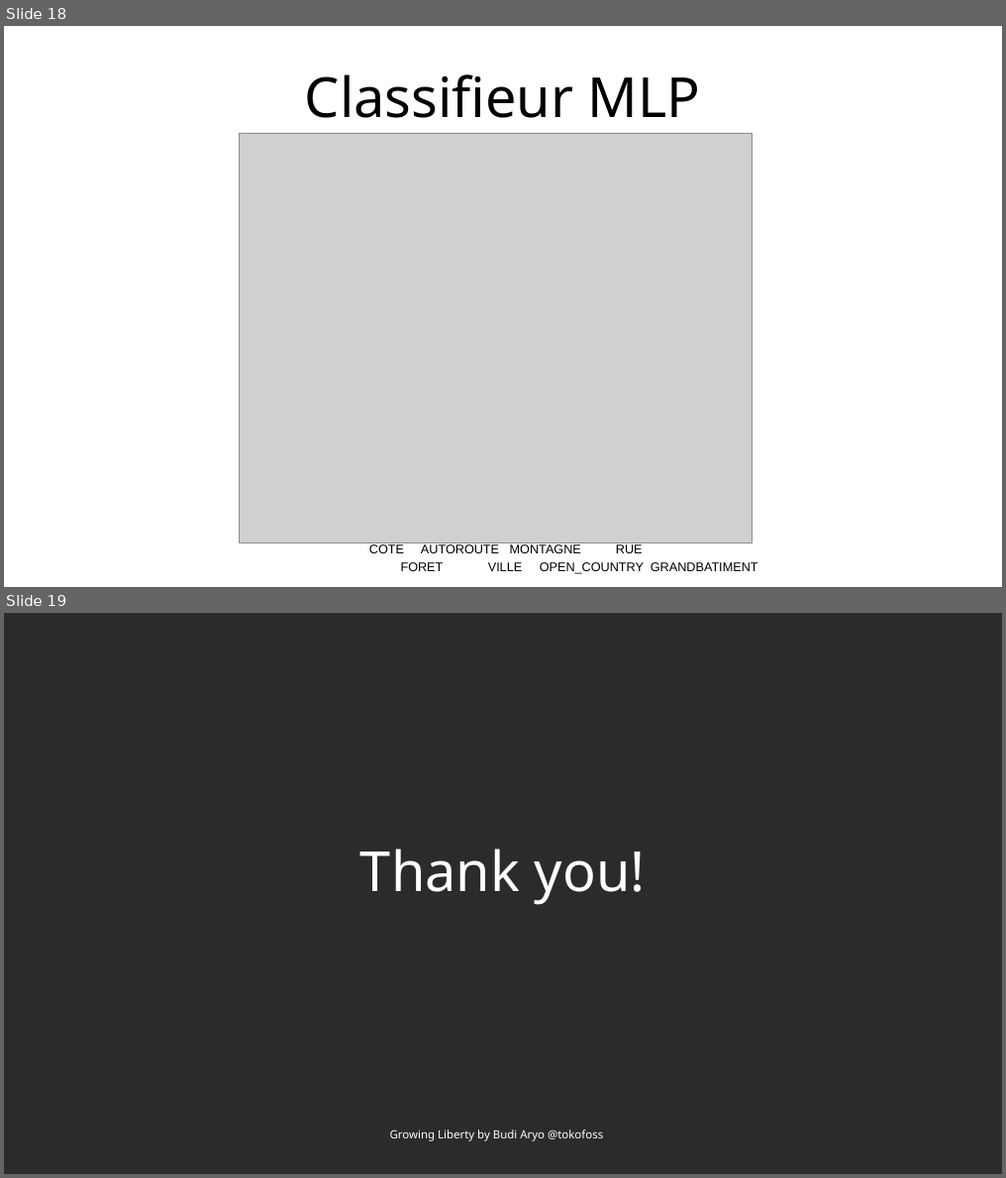
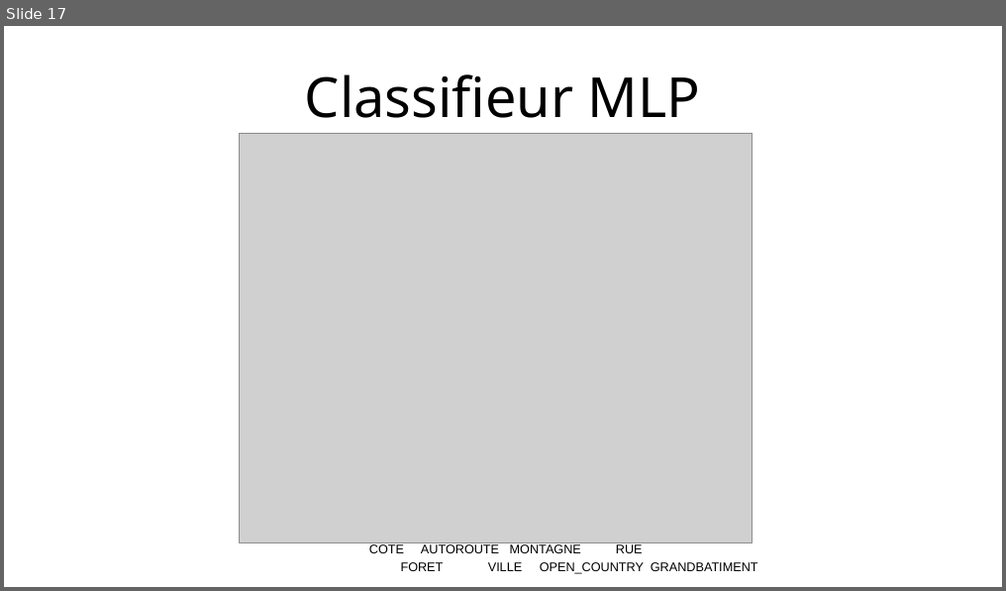
Before and after one commit to Polytech-E2I/data-processing, a slide deck: Projet3/report/report.odp. Shown one above the other, each under a label of ours: slides 18 and 19 before the commit, slide 17 after it. The pictures are 1006x1178 and 1006x591 pixels, drawn with LibreOffice and Linux fonts; fonts in the diff are those of the drawing; grey boxes stand for pictures; background and template pictures are left out; a plain dark background stands for a picture behind light text. Boxes give left, top, right and bottom in pixels: in the first picture for what was removed or moved away, otherwise in the second. Text is boxed around its words. In the diff, an @@ line names an element or a change of style, - is before the commit and + after.

```diff
--- a/Projet3/report/report.odp
+++ b/Projet3/report/report.odp
@@ slide 19 removed at (4,613,1002,1174), background picture (left out) @@
@@ text removed at (360,849,646,905) @@
-Thank you!
@@ text removed at (390,1130,603,1142) @@
-Growing Liberty by Budi Aryo @tokofoss
@@ what was slide 18 is now slide 17 @@
```
Also in this commit, not shown: 2 slides added, 2 other slides removed, 2 other files.
